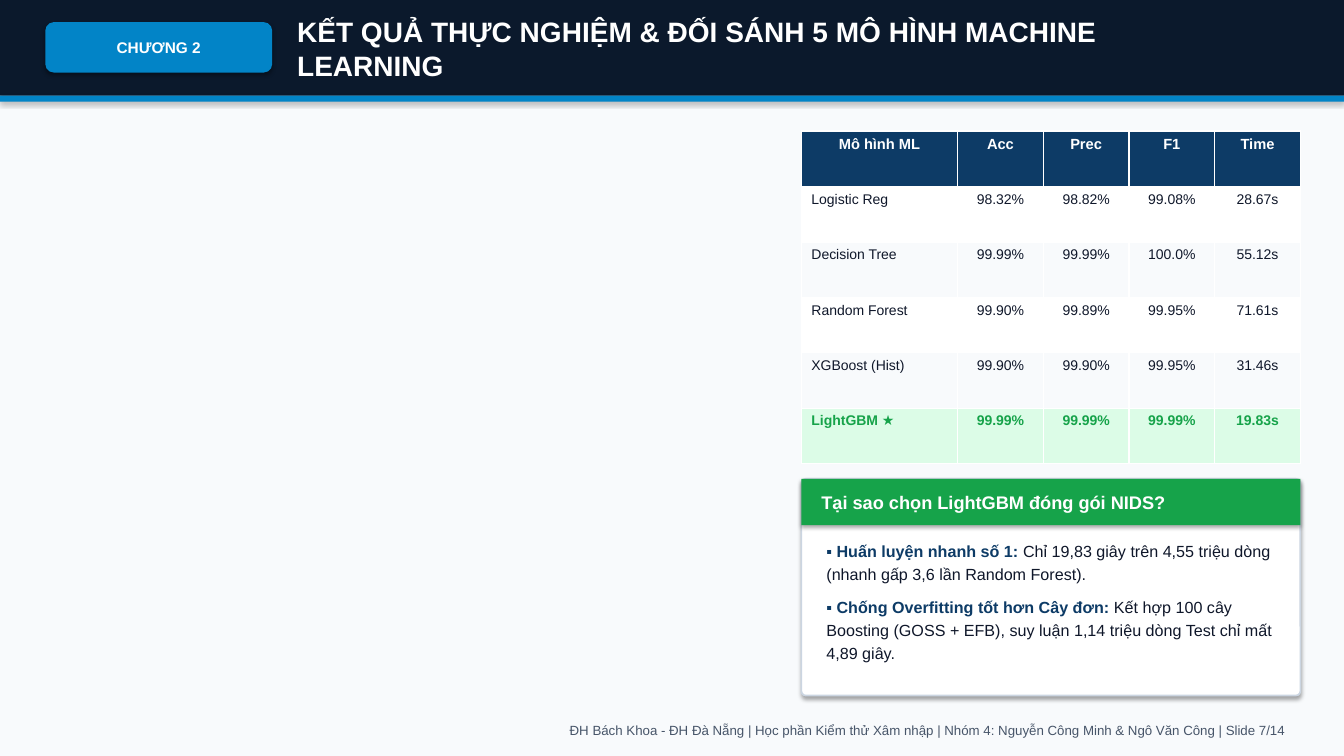
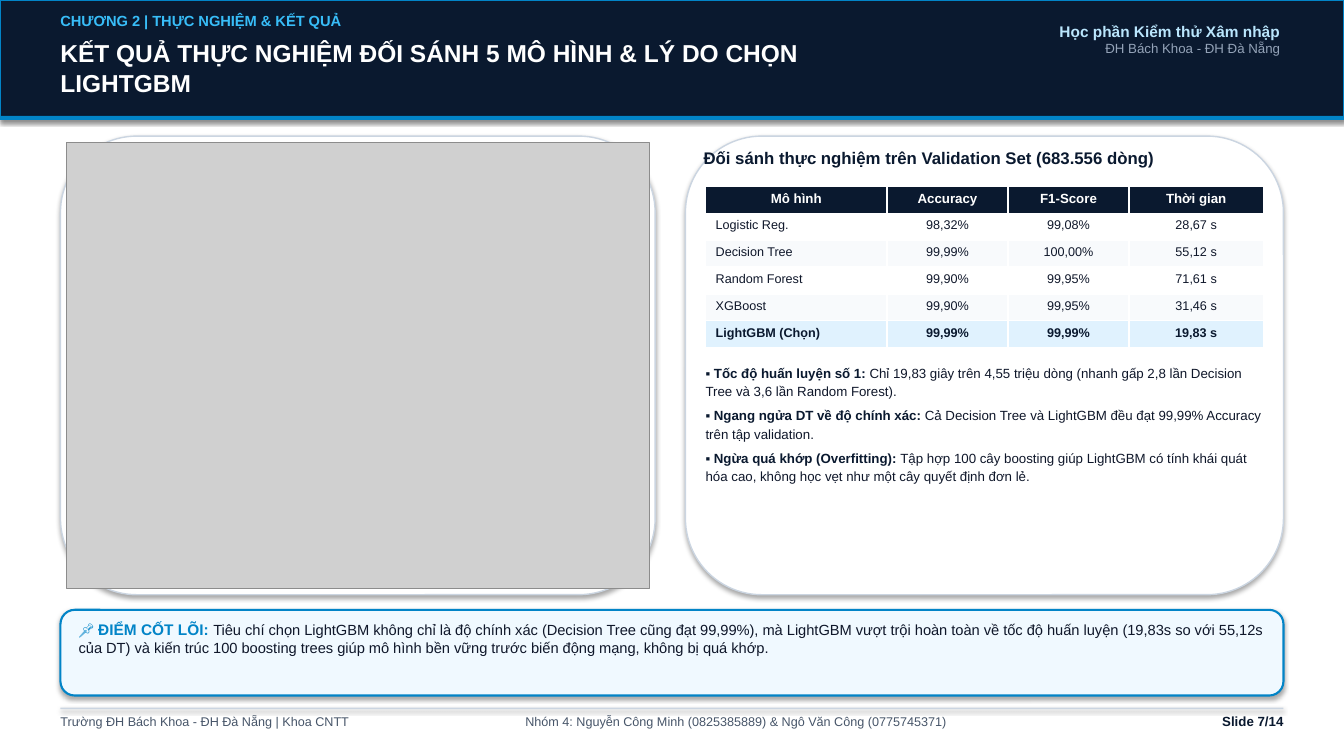
Before and after one commit to vcongggggg/iot-botnet-detection-ml, a slide deck: slide 7 of Slide_Thuyet_Trinh_IoT_Botnet_ML_Nhom4.pptx. Drawn at 1344x756 pixels with LibreOffice and Linux fonts; fonts in the diff are those of the drawing; grey boxes stand for pictures. Boxes give left, top, right and bottom in pixels: in the first picture for what was removed or moved away, otherwise in the second. Text is boxed around its words. In the diff, an @@ line names an element or a change of style, - is before the commit and + after.

Commit message:
refactor(delivery): complete overhaul of IoT NIDS pipeline, real ROC/AUC, 16 300-DPI figures, Word report, and 16:9 slides

```diff
--- a/Slide_Thuyet_Trinh_IoT_Botnet_ML_Nhom4.pptx
+++ b/Slide_Thuyet_Trinh_IoT_Botnet_ML_Nhom4.pptx
@@ background #F8FAFC to #FFFFFF @@
@@ rectangle: place and size @@
-rectangle at <box>0,0,1344,96</box>
+rectangle at <box>0,0,1344,119</box>
@@ rectangle at <box>0,0,1344,119</box>: fill #0B192C to #0A192F; outline none to #0284C7 1.5 pt @@
@@ text at <box>60,14,341,29</box>: text changed; size 11 to 10.5 pt; text colour #FFFFFF to #38BDF8 @@
-CHƯƠNG 2
+CHƯƠNG 2 | THỰC NGHIỆM & KẾT QUẢ
@@ text "CHƯƠNG 2 | THỰC NGHIỆM ...": place and size @@
-text "CHƯƠNG 2 | THỰC NGHIỆM ..." at <box>45,22,272,73</box>
+text "CHƯƠNG 2 | THỰC NGHIỆM ..." at <box>60,14,341,29</box>
@@ text "CHƯƠNG 2 | THỰC NGHIỆM ..." at <box>60,14,341,29</box>: vertical alignment middle to top; fill #0284C7 to none; shadow off @@
@@ text at <box>1059,25,1280,56</box>: text changed; size 9.5 to 11 pt; text colour #475569 to #BAE6FD; bold on @@
-ĐH Bách Khoa - ĐH Đà Nẵng | Học phần Kiểm thử Xâm nhập | Nhóm 4: Nguyễn Công Minh & Ngô Văn Công | Slide 7/14
+Học phần Kiểm thử Xâm nhập
+ĐH Bách Khoa - ĐH Đà Nẵng
@@ text at <box>60,43,798,93</box>: text changed; size 20 to 17.5 pt @@
-KẾT QUẢ THỰC NGHIỆM & ĐỐI SÁNH 5 MÔ HÌNH MACHINE LEARNING
+KẾT QUẢ THỰC NGHIỆM ĐỐI SÁNH 5 MÔ HÌNH & LÝ DO CHỌN LIGHTGBM
@@ text "KẾT QUẢ THỰC NGHIỆM ĐỐI ..." at <box>60,43,798,93</box>: vertical alignment middle to top @@
@@ rectangle: place and size @@
-rectangle at <box>0,96,1344,102</box>
+rectangle at <box>0,116,1344,120</box>
@@ rounded rectangle added at <box>60,136,655,595</box>, fill #FFFFFF, outline #CBD5E1 1 pt @@
@@ picture added at <box>67,142,649,589</box> @@
@@ rounded rectangle added at <box>686,136,1284,595</box>, fill #FFFFFF, outline #CBD5E1 1 pt @@
@@ text added at <box>704,151,1154,168</box>, 12 pt, text #0A192F, bold @@
+Đối sánh thực nghiệm trên Validation Set (683.556 dòng)
@@ table at <box>706,187,1263,348</box> @@
-column 1: Mô hình ML | Logistic Reg | Decision Tree | Random Forest | XGBoost (Hist) | LightGBM ★
-column 2: Acc | 98.32% | 99.99% | 99.90% | 99.90% | 99.99%
-column 3: Prec | 98.82% | 99.99% | 99.89% | 99.90% | 99.99%
-column 4: F1 | 99.08% | 100.0% | 99.95% | 99.95% | 99.99%
-column 5: Time | 28.67s | 55.12s | 71.61s | 31.46s | 19.83s
+column 1: Mô hình | Logistic Reg. | Decision Tree | Random Forest | XGBoost | LightGBM (Chọn)
+column 2: Accuracy | 98,32% | 99,99% | 99,90% | 99,90% | 99,99%
+column 3: F1-Score | 99,08% | 100,00% | 99,95% | 99,95% | 99,99%
+column 4: Thời gian | 28,67 s | 55,12 s | 71,61 s | 31,46 s | 19,83 s
@@ table: place and size @@
-table at <box>802,131,1301,464</box>
+table at <box>706,187,1263,348</box>
@@ text added at <box>706,367,1261,484</box>, 9.5 pt, text #0F172A @@
+▪ Tốc độ huấn luyện số 1: Chỉ 19,83 giây trên 4,55 triệu dòng (nhanh gấp 2,8 lần Decision Tree và 3,6 lần Random Forest).
+▪ Ngang ngửa DT về độ chính xác: Cả Decision Tree và LightGBM đều đạt 99,99% Accuracy trên tập validation.
+▪ Ngừa quá khớp (Overfitting): Tập hợp 100 cây boosting giúp LightGBM có tính khái quát hóa cao, không học vẹt như một cây quyết định đơn lẻ.
@@ rounded rectangle removed at <box>802,479,1301,696</box> @@
@@ rectangle removed at <box>802,479,1301,525</box> @@
-Tại sao chọn LightGBM đóng gói NIDS?
@@ text removed at <box>826,544,1272,663</box> @@
-▪ Huấn luyện nhanh số 1: Chỉ 19,83 giây trên 4,55 triệu dòng (nhanh gấp 3,6 lần Random Forest).
-▪ Chống Overfitting tốt hơn Cây đơn: Kết hợp 100 cây Boosting (GOSS + EFB), suy luận 1,14 triệu dòng Test chỉ mất 4,89 giây.
@@ rounded rectangle added at <box>60,610,1284,696</box>, fill #F0F9FF, outline #0284C7 1.5 pt @@
@@ text added at <box>79,622,1263,656</box>, 10.5 pt, text #0F172A @@
+📌 ĐIỂM CỐT LÕI: Tiêu chí chọn LightGBM không chỉ là độ chính xác (Decision Tree cũng đạt 99,99%), mà LightGBM vượt trội hoàn toàn về tốc độ huấn luyện (19,83s so với 55,12s của DT) và kiến trúc 100 boosting trees giúp mô hình bền vững trước biến động mạng, không bị quá khớp.
@@ rectangle added at <box>60,708,1284,709</box>, fill #CBD5E1 @@
@@ text added at <box>60,716,349,729</box>, 9 pt, text #475569 @@
+Trường ĐH Bách Khoa - ĐH Đà Nẵng | Khoa CNTT
@@ text added at <box>525,716,946,729</box>, 9 pt, text #475569 @@
+Nhóm 4: Nguyễn Công Minh (0825385889) & Ngô Văn Công (0775745371)
@@ text added at <box>1222,716,1284,727</box>, 9.5 pt, text #0A192F, bold @@
+Slide 7/14
```
Also in this commit, not shown: 8 other slides changed, 5 slides added, 5 slides removed, 28 other files.
